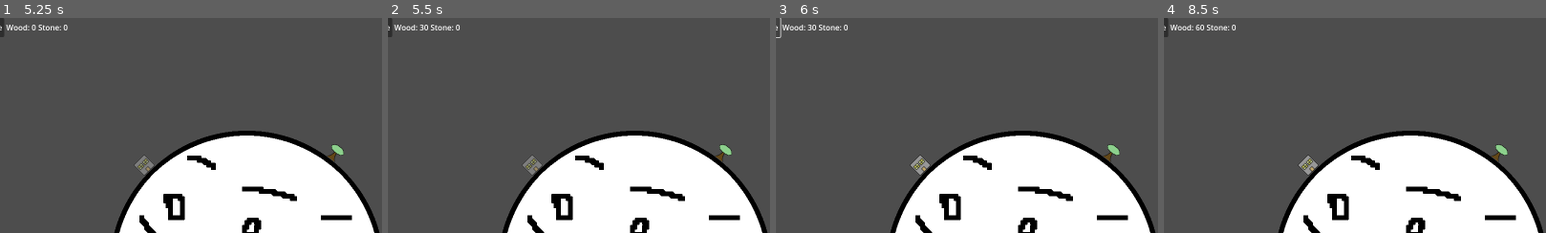
Above: before the commit, frames 1-4 (left to right).
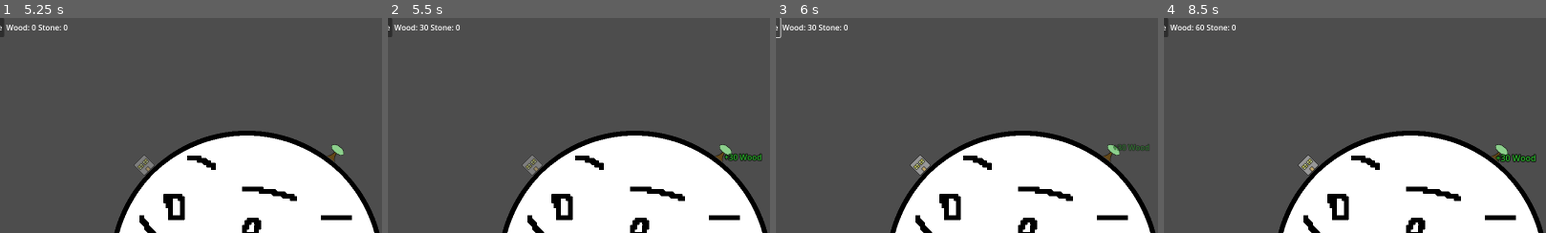
Above: after the commit, the same moments.

Repository: macmist/incremental-game
Game: Godot game, scene res://Scenes/main.tscn
Two runs of this game, one before a commit and one after it. Both use one fixed random seed, a clock stepped at 60 frames per second and the inputs below.
Inputs:
- Up to frame 1 (5.25 s): click "Spawn" at 0.5 s; click "Spawn tree" at 1.25 s; click "Spawn Rock" at 2 s; click "Add house" at 2.75 s; click "Spawn" at 3.5 s; click "Spawn tree" at 4.25 s; click "Spawn Rock" at 5 s
- Up to frame 2 (5.5 s): no input
- Up to frame 3 (6 s): click "Add house" at 5.75 s
- Up to frame 4 (8.5 s): click "Spawn" at 6.5 s; click "Spawn tree" at 7.25 s; click "Spawn Rock" at 8 s
The pictures show only the part of the screen within x 22-72%, y 0-50%; the shares and areas given below are measured in that part.

Frame 1 is identical in both runs. In frame 2, 0.3% of the frame differs, in the area x 88-98%, y 62-67%; in frame 3, 0.2%; in frame 4, 0.3%, in the area x 86-98%, y 63-68%.

Commit message:
feat: some ux/ui and ability to click on resources

Diff:
--- /dev/null
+++ b/Components/FloatingText.tscn
@@ -0,0 +1,12 @@
+[gd_scene load_steps=2 format=3 uid="uid://y7tfkvod6ty5"]
+
+[ext_resource type="Script" path="res://Scripts/floating_text.gd" id="1_4ppvk"]
+
+[node name="FloatingText" type="RichTextLabel"]
+offset_right = 40.0
+offset_bottom = 40.0
+mouse_filter = 2
+theme_override_constants/outline_size = 6
+fit_content = true
+autowrap_mode = 0
+script = ExtResource("1_4ppvk")
--- a/Components/rock.tscn
+++ b/Components/rock.tscn
@@ -1,8 +1,17 @@
-[gd_scene load_steps=3 format=3 uid="uid://bmei24pv6tlf8"]
+[gd_scene load_steps=4 format=3 uid="uid://bmei24pv6tlf8"]
 
 [ext_resource type="Texture2D" uid="uid://vcub8l73odje" path="res://Images/Rock.png" id="1_evmrd"]
 [ext_resource type="Script" path="res://Scripts/rock.gd" id="2_p00wl"]
 
+[sub_resource type="RectangleShape2D" id="RectangleShape2D_fwusk"]
+size = Vector2(25, 29)
+
 [node name="Rock" type="Sprite2D" groups=["Resources", "Rocks"]]
 texture = ExtResource("1_evmrd")
 script = ExtResource("2_p00wl")
+
+[node name="Area2D" type="Area2D" parent="."]
+
+[node name="CollisionShape2D" type="CollisionShape2D" parent="Area2D"]
+position = Vector2(-1, 1)
+shape = SubResource("RectangleShape2D_fwusk")
--- a/Components/tree.tscn
+++ b/Components/tree.tscn
@@ -1,8 +1,17 @@
-[gd_scene load_steps=3 format=3 uid="uid://dbg2gm1pa0r0e"]
+[gd_scene load_steps=4 format=3 uid="uid://dbg2gm1pa0r0e"]
 
 [ext_resource type="Texture2D" uid="uid://pvhe701578tt" path="res://Images/tree.png" id="1_7xj14"]
 [ext_resource type="Script" path="res://Scripts/tree.gd" id="2_xraw7"]
 
+[sub_resource type="CapsuleShape2D" id="CapsuleShape2D_vjaq5"]
+radius = 16.0
+height = 34.0
+
 [node name="tree" type="Sprite2D" groups=["Resources", "Trees"]]
 texture = ExtResource("1_7xj14")
 script = ExtResource("2_xraw7")
+
+[node name="Area2D" type="Area2D" parent="."]
+
+[node name="CollisionShape2D" type="CollisionShape2D" parent="Area2D"]
+shape = SubResource("CapsuleShape2D_vjaq5")
--- a/Scripts/GameManager.gd
+++ b/Scripts/GameManager.gd
@@ -2,6 +2,7 @@
 
 
 var spawn_cost: int = 0
+var click_power: int = 1
 
 signal resource_updated(resource_type: CollectableResource.ResourceType, new_value: int)
 
--- /dev/null
+++ b/Scripts/floating_text.gd
@@ -0,0 +1,33 @@
+extends RichTextLabel
+
+@export var lifetime: float = 1.0
+@export var rise_distance: float = 40.0
+@export var horizontal_jitter: float = 10.0
+@export var drift_angle: float = 10.0 # max side drift in degrees
+
+# Called right after spawning to set up the text
+func setup(text: String, color: Color) -> void:
+	self.text = text
+	modulate = color
+
+	# Apply horizontal jitter
+	position.x += randf_range(-horizontal_jitter, horizontal_jitter)
+
+	# Compute drift vector (small angle variation away from vertical)
+	var angle = deg_to_rad(randf_range(-drift_angle, drift_angle))
+	var offset = Vector2(sin(angle), -cos(angle)) * rise_distance
+
+	# Tween setup
+	var tween = create_tween()
+
+	# Pop effect at the start
+	scale = Vector2(0.8, 0.8)
+	tween.tween_property(self, "scale", Vector2(1.2, 1.2), 0.15).set_trans(Tween.TRANS_BACK).set_ease(Tween.EASE_OUT)
+	tween.tween_property(self, "scale", Vector2.ONE, 0.1)
+
+	# Rise & fade with drift
+	tween.parallel().tween_property(self, "position", offset, lifetime).as_relative()
+	tween.parallel().tween_property(self, "modulate:a", 0.0, lifetime)
+
+	# Cleanup
+	tween.tween_callback(Callable(self, "queue_free"))
--- a/Scripts/resource.gd
+++ b/Scripts/resource.gd
@@ -1,4 +1,4 @@
-extends Node
+extends Sprite2D
 
 class_name CollectableResource
 
@@ -8,13 +8,37 @@
 @export var remaining: int = 100
 @export var resource_type: ResourceType = ResourceType.WOOD
 
+@onready var area: Area2D = $Area2D
+
+
+func _ready() -> void:
+	area.input_pickable = true
+	area.input_event.connect(_on_Area2D_input_event)
+
 
 func collect(amount: int) -> int:
 	var collected = min(amount, remaining)
 	remaining -= collected
-	print("removing:", collected, " remaining: ", remaining)
-
+	show_floating_text(collected)
 	if remaining <= 0:
-		print("empty, deleting")
 		queue_free()
 	return collected
+
+func show_floating_text(amount: int):
+	var text_scene = preload("res://Components/FloatingText.tscn")
+	var text = text_scene.instantiate()
+	var text_str = str("+" , amount, " ", GameManager.get_resource_name(resource_type))
+	var color := Color.WHITE
+	match resource_type:
+		ResourceType.WOOD: color = Color.LIME_GREEN
+		ResourceType.STONE: color = Color.GRAY
+		_: color = Color.WHITE
+	# Position it above the resource
+	get_parent().add_child(text)
+	text.global_position = global_position
+	text.setup(text_str, color)
+
+func _on_Area2D_input_event(viewport, event, shape_idx):
+	if event is InputEventMouseButton and event.button_index == MOUSE_BUTTON_LEFT and event.pressed:
+		var collected = collect(GameManager.click_power)
+		GameManager.add_resource(resource_type, collected)
